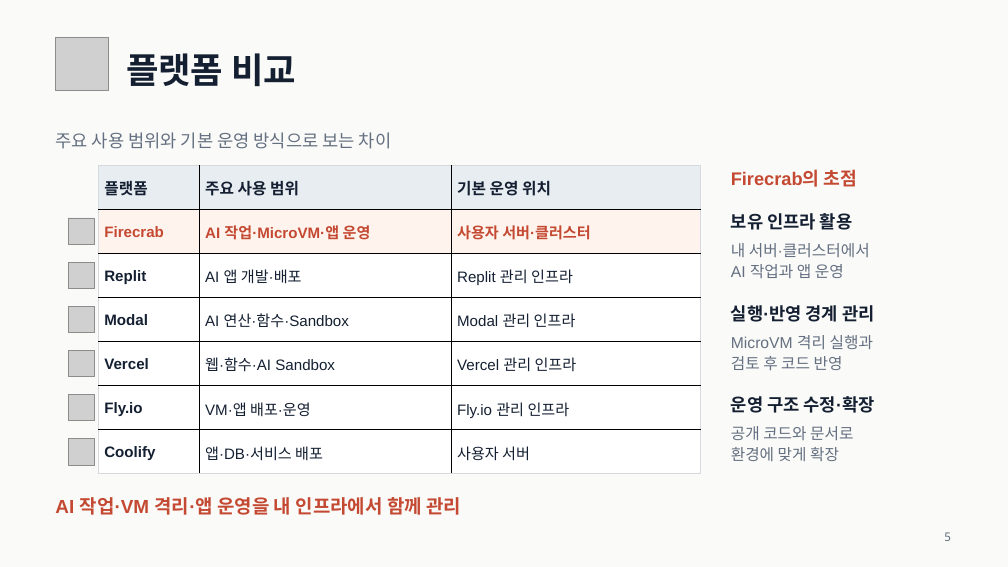
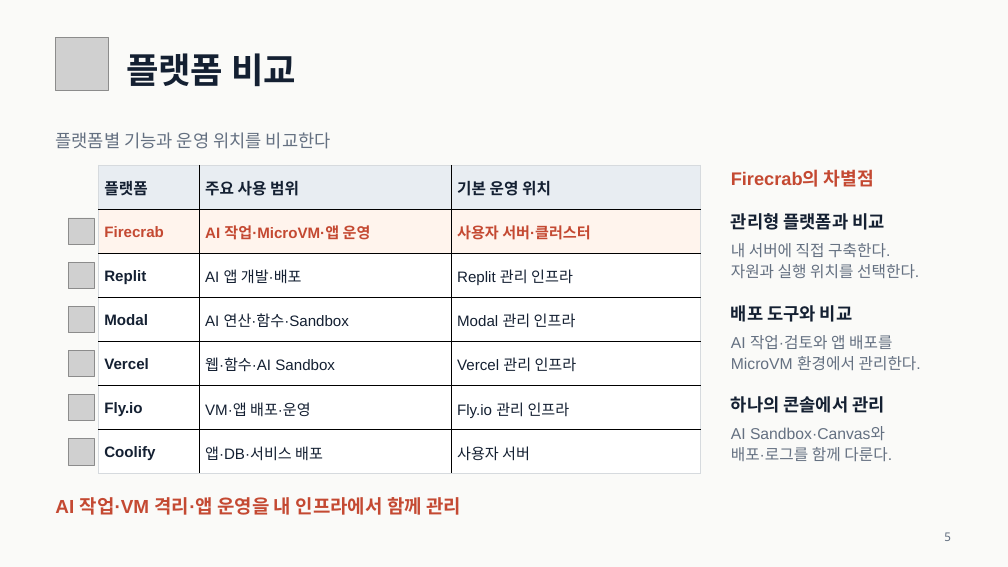
Before and after one commit to SteelCrab/Firecrab-pptx, a slide deck: slide 5 of output/Firecrab_3633_제출자료/제출파일/2026 오픈소스 개발자대회 2차 평가 발표 자료_3633_JustForFun.pptx. Drawn at 1008x567 pixels with LibreOffice and Linux fonts; fonts in the diff are those of the drawing; grey boxes stand for pictures. Boxes give left, top, right and bottom in pixels: in the first picture for what was removed or moved away, otherwise in the second. Text is boxed around its words. In the diff, an @@ line names an element or a change of style, - is before the commit and + after.

```diff
--- a/output/Firecrab_3633_제출자료/제출파일/2026 오픈소스 개발자대회 2차 평가 발표 자료_3633_JustForFun.pptx
+++ b/output/Firecrab_3633_제출자료/제출파일/2026 오픈소스 개발자대회 2차 평가 발표 자료_3633_JustForFun.pptx
@@ text at (55, 132, 331, 149): text changed @@
-주요 사용 범위와 기본 운영 방식으로 보는 차이
+플랫폼별 기능과 운영 위치를 비교한다
@@ text at (731, 169, 874, 187): text changed @@
-Firecrab의 초점
+Firecrab의 차별점
@@ text at (731, 213, 884, 230): text changed @@
-보유 인프라 활용
+관리형 플랫폼과 비교
@@ text at (731, 243, 919, 278): text changed @@
-내 서버·클러스터에서
-AI 작업과 앱 운영
+내 서버에 직접 구축한다.
+자원과 실행 위치를 선택한다.
@@ text at (731, 305, 852, 322): text changed @@
-실행·반영 경계 관리
+배포 도구와 비교
@@ text at (731, 335, 921, 370): text changed @@
-MicroVM 격리 실행과
-검토 후 코드 반영
+AI 작업·검토와 앱 배포를
+MicroVM 환경에서 관리한다.
@@ text at (731, 396, 884, 413): text changed @@
-운영 구조 수정·확장
+하나의 콘솔에서 관리
@@ text at (731, 426, 892, 461): text changed @@
-공개 코드와 문서로
-환경에 맞게 확장
+AI Sandbox·Canvas와
+배포·로그를 함께 다룬다.
```
Also in this commit, not shown: 5 other slides changed, 4 slides added, 4 slides removed, 32 other files.
